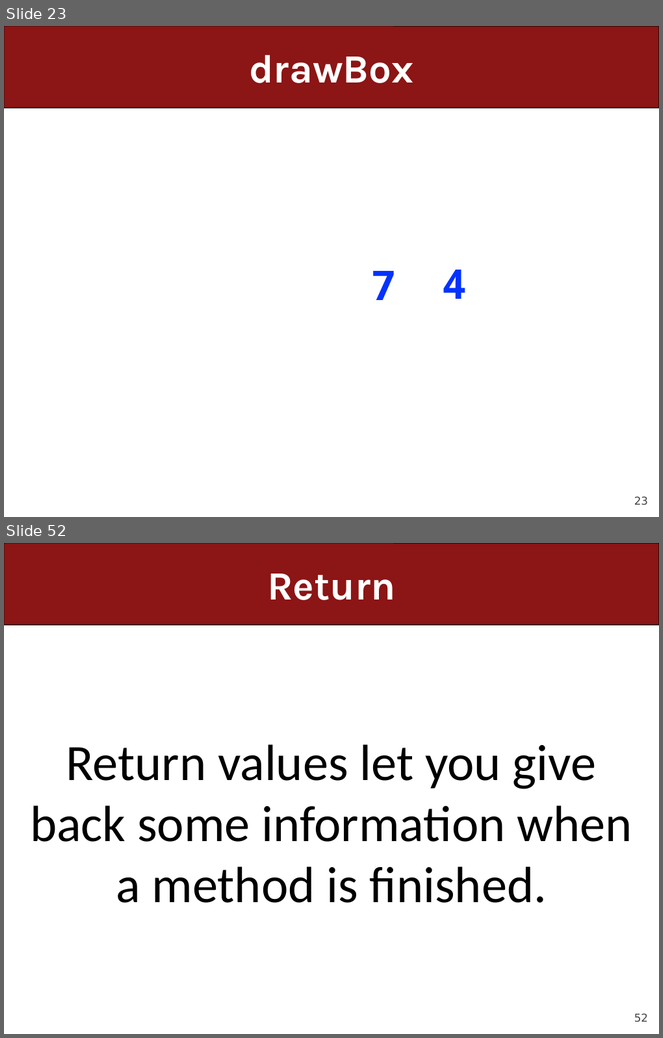
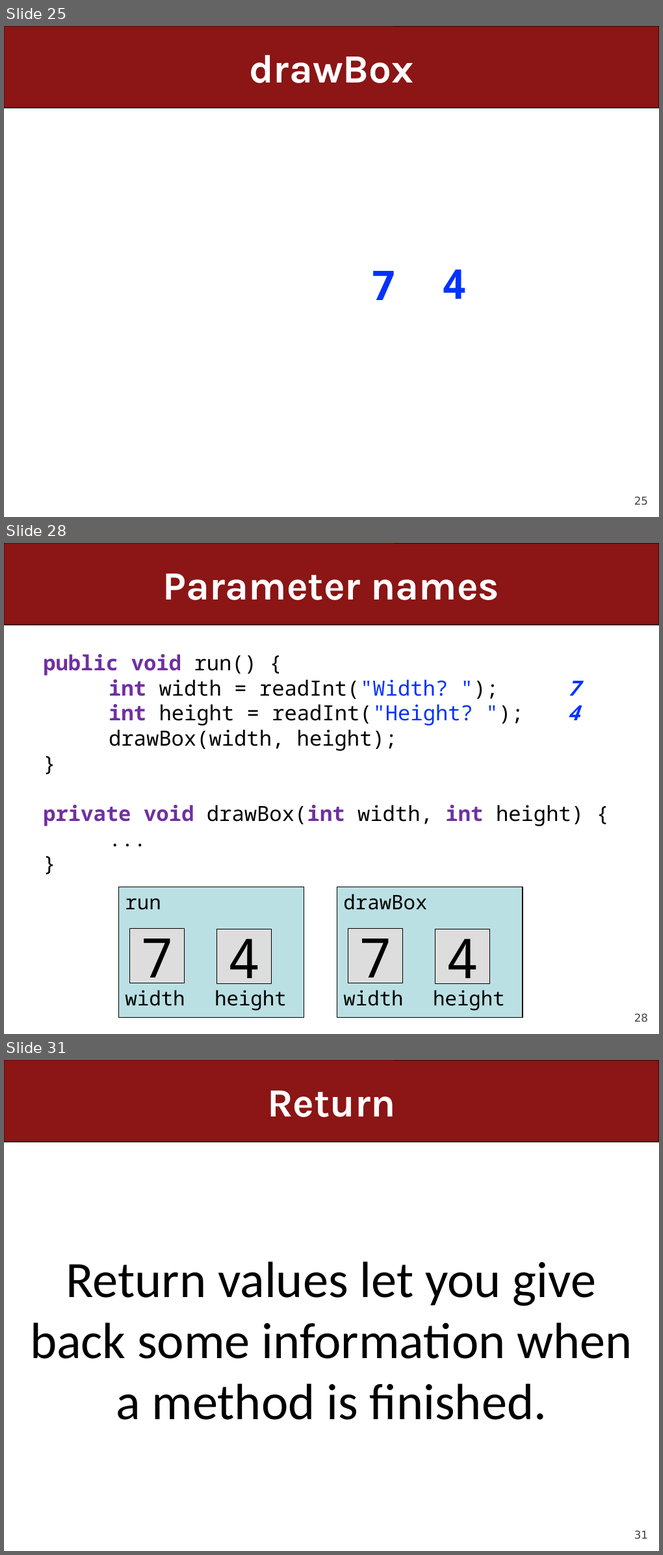
Before and after one commit to ckincaid17/cs106a-summer-2018, a slide deck: WWW/lectures/Lecture8/Lecture8.pptx. Shown one above the other, each under a label of ours: slides 23 and 52 before the commit, slides 25, 28 and 31 after it; the slides between them are not shown. The pictures are 663x1038 and 663x1555 pixels, drawn with LibreOffice and Linux fonts; fonts in the diff are those of the drawing. Boxes give left, top, right and bottom in pixels: in the first picture for what was removed or moved away, otherwise in the second. Text is boxed around its words. In the diff, an @@ line names an element or a change of style, - is before the commit and + after.

```diff
--- a/WWW/lectures/Lecture8/Lecture8.pptx
+++ b/WWW/lectures/Lecture8/Lecture8.pptx
@@ slide 28 added at bbox=[4, 543, 659, 1034], background #FFFFFF; not listed: 2 template elements that a slide beside it also shows @@
@@ title added at bbox=[163, 574, 499, 600], 44 pt, text #FFFFFF, bold @@
+Parameter names
@@ text added at bbox=[43, 654, 584, 826], 23 pt, text #000000 @@
+public void run() {
+int width = readInt("Width? "); 7
+int height = readInt("Height? "); 4
+drawBox(width, height);
+}
+private void drawBox(int width, int height) {
+...
+}
@@ rectangle added at bbox=[118, 887, 304, 1018], fill #BBE0E3, outline #000000 0.75 pt, 22 pt, text #000000 @@
+run
+width height
@@ rectangle added at bbox=[337, 887, 522, 1018], fill #BBE0E3, outline #000000 0.75 pt, 22 pt, text #000000 @@
+drawBox
+width height
@@ rectangle added at bbox=[130, 929, 184, 983], fill #DDDDDD, outline #000000 0.75 pt, 60 pt, text #000000 @@
+7
@@ rectangle added at bbox=[217, 930, 271, 984], fill #DDDDDD, outline #000000 0.75 pt, 60 pt, text #000000 @@
+4
@@ rectangle added at bbox=[348, 929, 402, 983], fill #DDDDDD, outline #000000 0.75 pt, 60 pt, text #000000 @@
+7
@@ rectangle added at bbox=[435, 930, 490, 984], fill #DDDDDD, outline #000000 0.75 pt, 60 pt, text #000000 @@
+4
@@ what was slide 23 is now slide 25 @@
@@ page number at bbox=[634, 497, 648, 505]: text changed @@
-23
+25
@@ what was slide 52 is now slide 31 @@
@@ page number at bbox=[634, 1531, 648, 1540]: text changed @@
-52
+31
```
Also in this commit, not shown: 12 slides changed, 4 other slides added, 26 slides removed, 13 other files.
